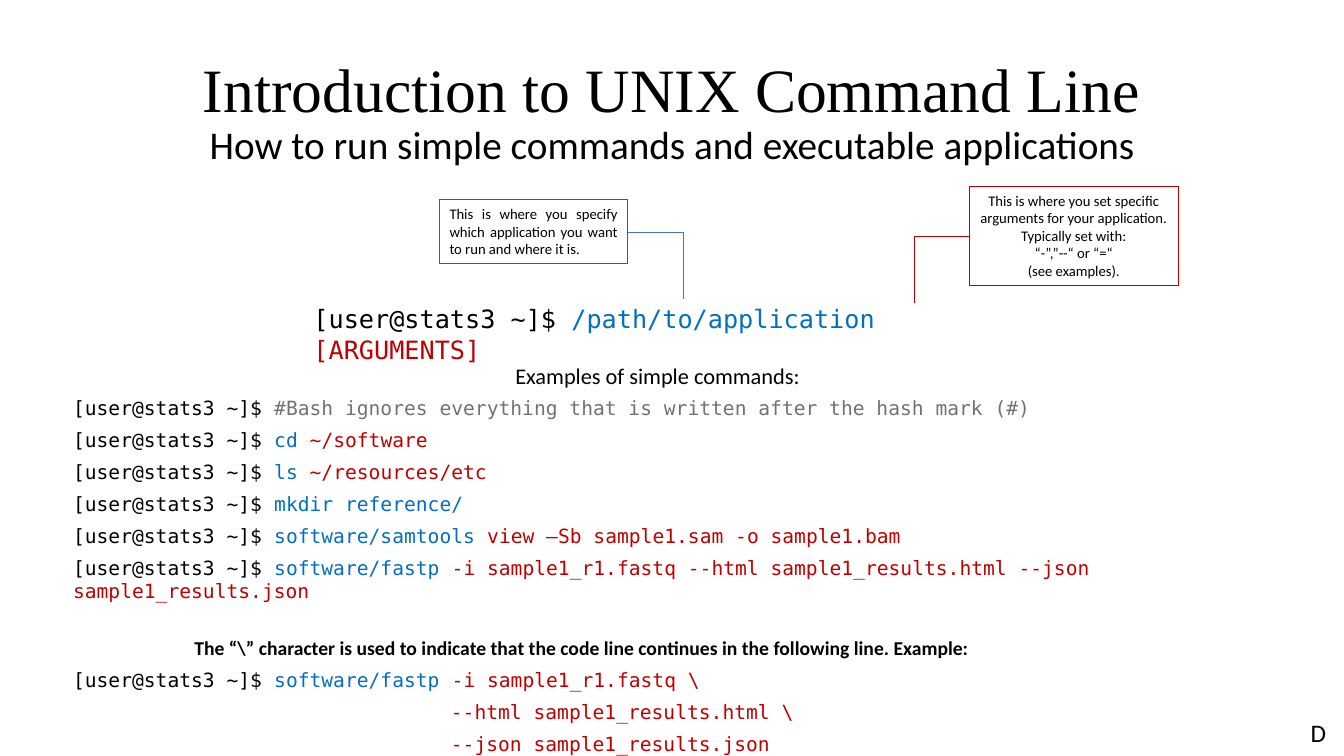
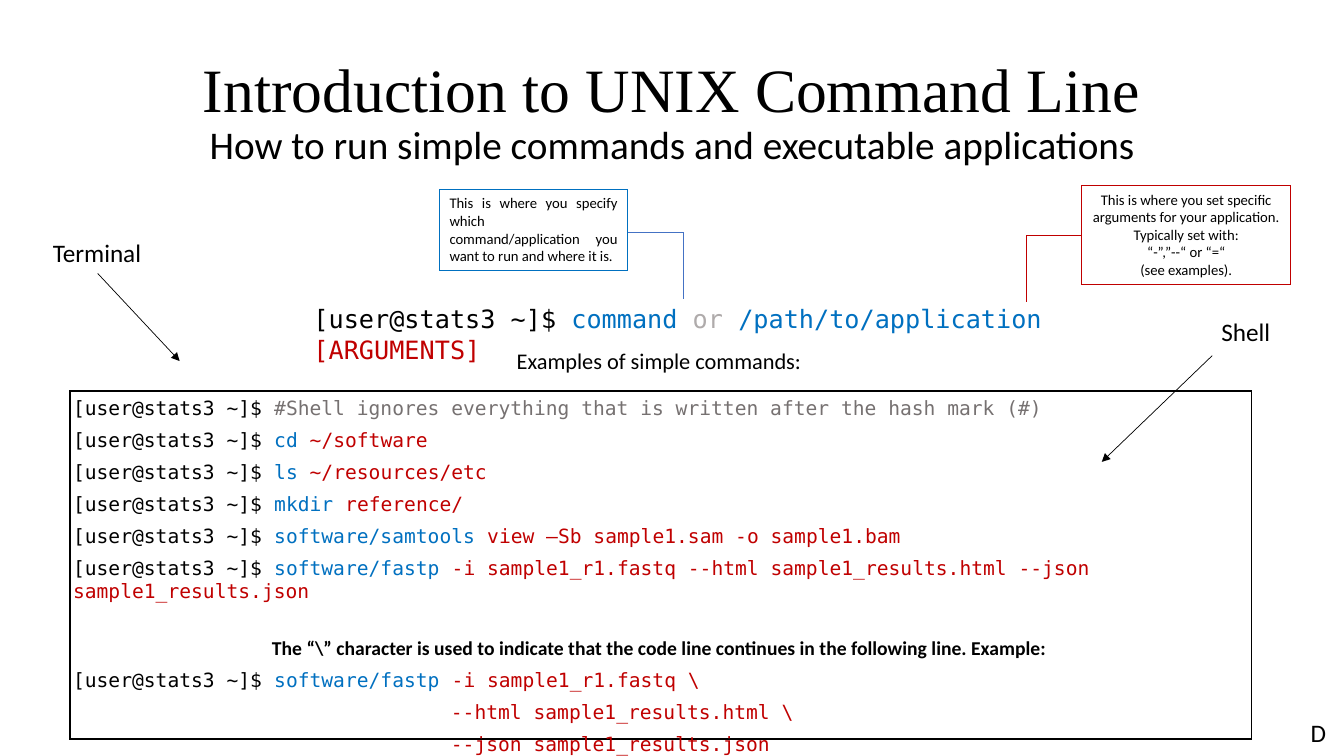
Before and after one commit to sgul-genetics-centre-bioinformatics/NGS-bioinformatics-workshop_SGUL_31-01-2020, a slide deck: slide 11 of NGS_workshop_31_01_2020_final.pptx. Drawn at 1344x756 pixels with LibreOffice and Linux fonts; fonts in the diff are those of the drawing. Boxes give left, top, right and bottom in pixels: in the first picture for what was removed or moved away, otherwise in the second. Text is boxed around its words. In the diff, an @@ line names an element or a change of style, - is before the commit and + after.

```diff
--- a/NGS_workshop_31_01_2020_final.pptx
+++ b/NGS_workshop_31_01_2020_final.pptx
@@ rectangle "This is where you specify ...": place and size @@
-rectangle "This is where you specify ..." at box(440, 200, 627, 263)
+rectangle "This is where you specify ..." at box(440, 190, 627, 271)
@@ text in rectangle at box(450, 197, 618, 261): text changed @@
-This is where you specify which application you want to run and where it is.
+This is where you specify which command/application you want to run and where it is.
@@ 2 lines, 1 rectangle: place and size @@
-2 lines, 1 rectangle at box(914, 187, 1179, 302)
+2 lines, 1 rectangle at box(1026, 186, 1291, 302)
@@ text added at box(53, 244, 141, 263), 18 pt, text #000000 @@
+Terminal
@@ arrow added from (98, 273) to (179, 361), #000000 0.5 pt @@
@@ text at box(313, 308, 1041, 363): text changed @@
-[user@stats3 ~]$ /path/to/application [ARGUMENTS]
+[user@stats3 ~]$ command or /path/to/application [ARGUMENTS]
@@ text added at box(1221, 323, 1270, 341), 18 pt, text #000000 @@
+Shell
@@ text "Examples of simple commands:": place and size @@
-text "Examples of simple commands:" at box(515, 368, 800, 388)
+text "Examples of simple commands:" at box(517, 353, 801, 373)
@@ arrow added from (1213, 356) to (1102, 462), #000000 0.5 pt @@
@@ rectangle added at box(71, 391, 1252, 739), fill #FFFFFF, outline #000000 1 pt @@
@@ text at box(73, 400, 994, 419): text changed @@
-[user@stats3 ~]$ #Bash ignores everything that is written after the hash mark (#)
+[user@stats3 ~]$ #Shell ignores everything that is written after the hash mark (#)
@@ text at box(73, 496, 463, 514): text colour #0070C0 to #C00000 in "reference/" @@
```
Also in this commit, not shown: 8 other slides changed.
